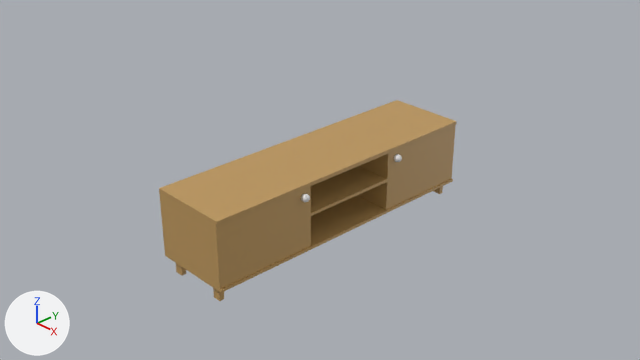
The Blender file Table2.blend, before and after one commit.
One viewpoint serves both versions: the file's camera 'Camera'. Lighting does not change. The marker at lower left points along +X, +Y and +Z. The first picture is the older version.
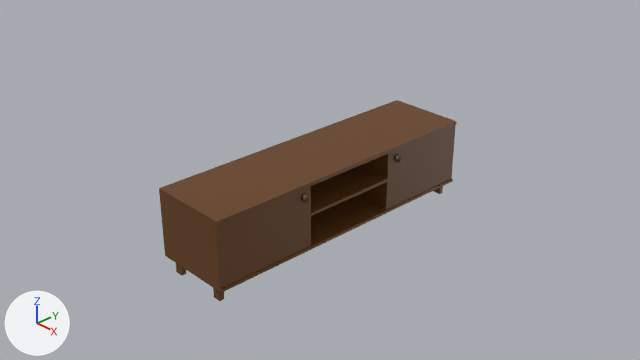
What changed in the scene script:
```text
Add img_cube_base_color:
    img_cube_base_color = load_image('Cube Base Color', '_unpacked/Cube_Base_Color', 1024, 1024, 'sRGB')
Change mat_material_001:
    remove mat_material_001.base_color = (0.511, 0.311, 0.106)  # orange #bd975c
    add mat_material_001.texture = img_cube_base_color
```

What differs and where, as boxes [x1, y1, x2, y2] in the pictures (640 x 360 px):
'Cube', surface changed (orange to brown): [159, 100, 457, 301] in both
